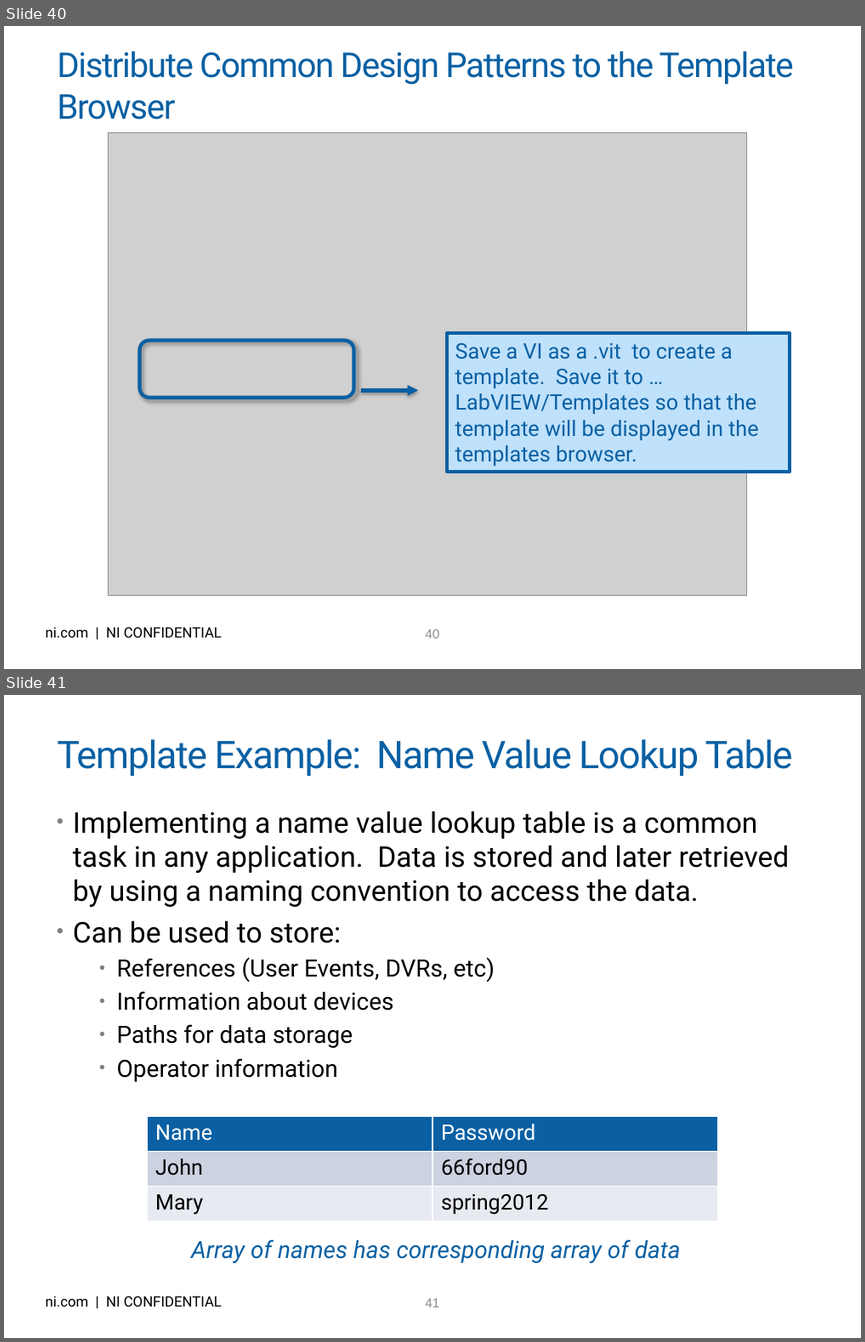
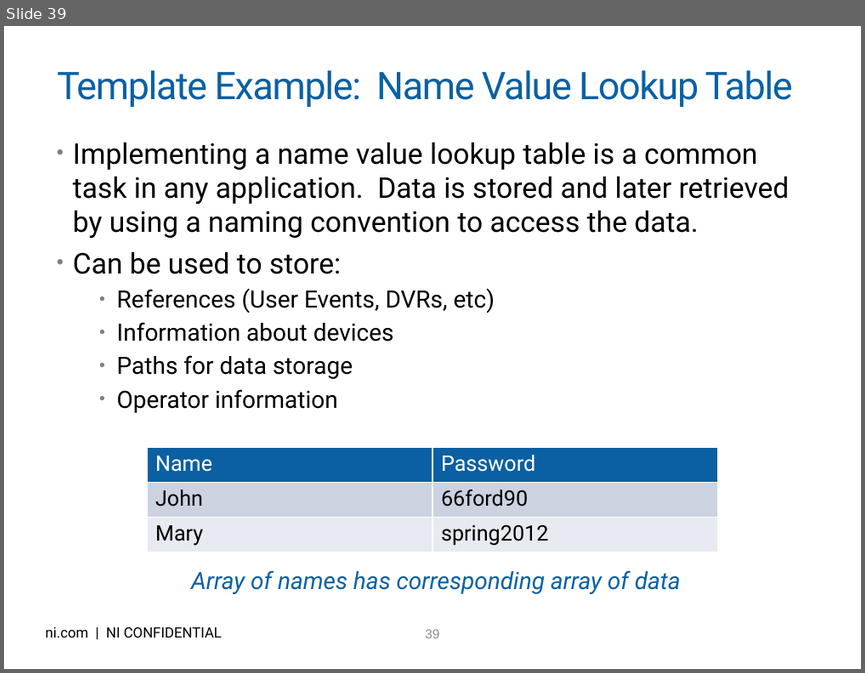
Before and after one commit to njhollenback/Presentations, a slide deck: LV for Advanced Apps - 10 Keys to Success.pptx. Shown one above the other, each under a label of ours: slides 40 and 41 before the commit, slide 39 after it. The pictures are 865x1342 and 865x673 pixels, drawn with LibreOffice and Linux fonts; fonts in the diff are those of the drawing; grey boxes stand for pictures; background and template pictures are left out. Boxes give left, top, right and bottom in pixels: in the first picture for what was removed or moved away, otherwise in the second. Text is boxed around its words. In the diff, an @@ line names an element or a change of style, - is before the commit and + after.

```diff
--- a/LV for Advanced Apps - 10 Keys to Success.pptx
+++ b/LV for Advanced Apps - 10 Keys to Success.pptx
@@ slide 40 removed at [4, 26, 861, 669], background picture (left out); not listed: 2 template elements that a slide beside it also shows @@
@@ title removed at [57, 51, 794, 120] @@
-Distribute Common Design Patterns to the Template Browser
@@ picture removed at [108, 133, 747, 595] @@
@@ rounded rectangle removed at [139, 340, 353, 397] @@
@@ rectangle removed at [447, 333, 789, 471] @@
-Save a VI as a .vit to create a template. Save it to … LabVIEW/Templates so that the template will be displayed in the templates browser.
@@ arrow removed from (361, 390) to (418, 390) @@
@@ what was slide 41 is now slide 39 @@
@@ page number at [425, 629, 439, 638]: text changed @@
-41
+39
```
Also in this commit, not shown: 8 slides changed, 4 slides added, 2 other slides removed.
